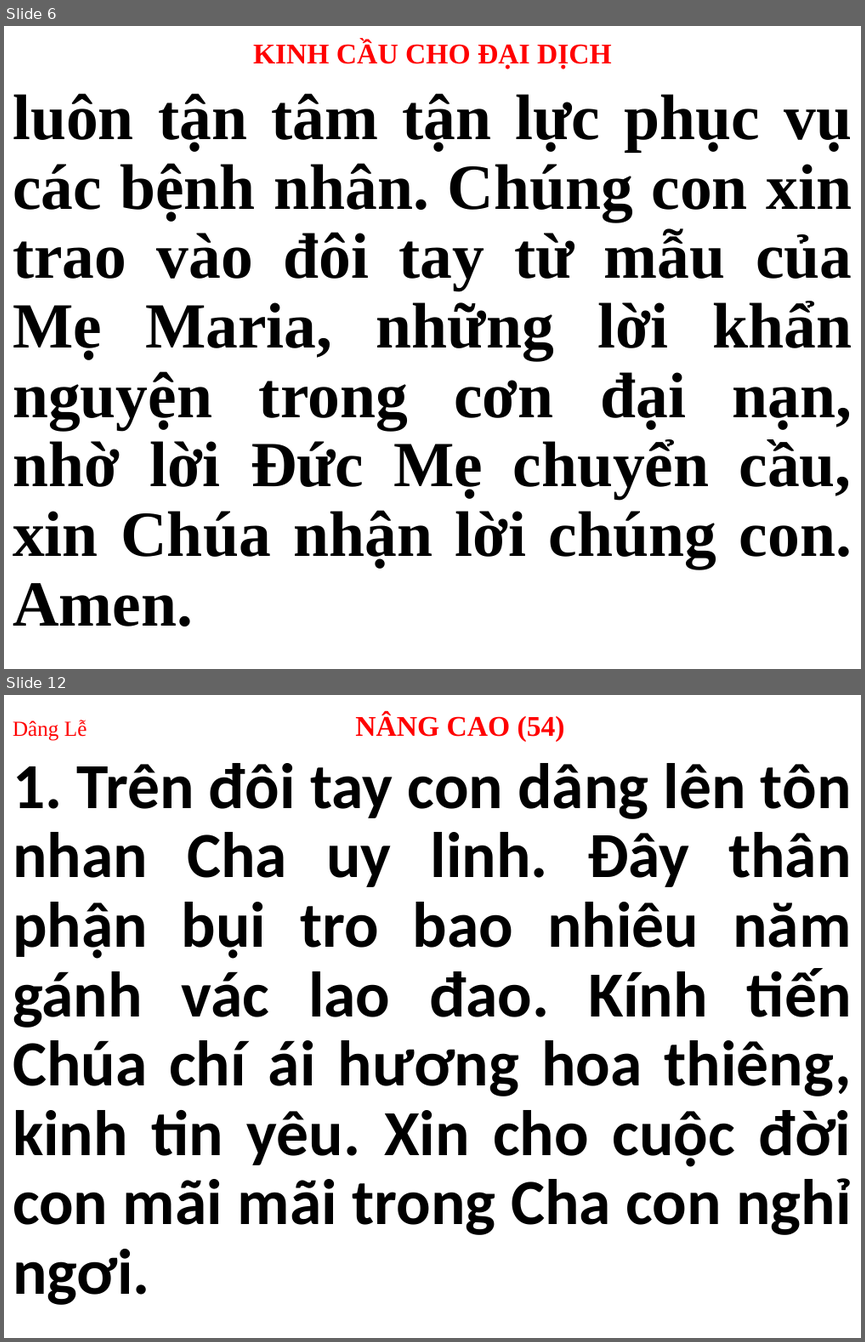
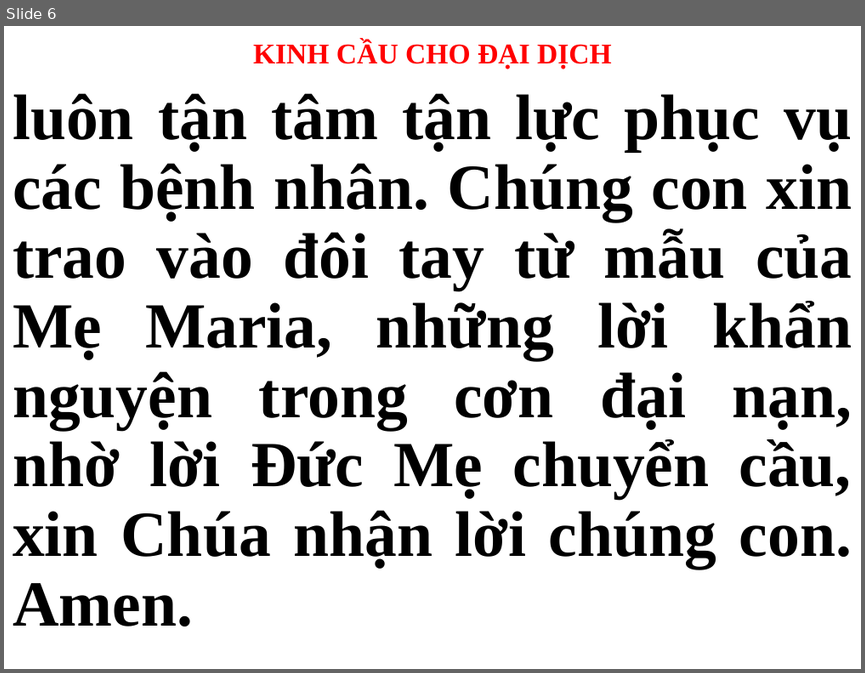
Before and after one commit to webfullstack99/usb-songs, a slide deck: Thứ 3.pptx. Shown one above the other, each under a label of ours: slides 6 and 12 before the commit, slide 6 after it; the slides between them are not shown. The pictures are 865x1342 and 865x673 pixels, drawn with LibreOffice and Linux fonts; fonts in the diff are those of the drawing. Boxes give left, top, right and bottom in pixels: in the first picture for what was removed or moved away, otherwise in the second. Text is boxed around its words. In the diff, an @@ line names an element or a change of style, - is before the commit and + after.

```diff
--- a/Thứ 3.pptx
+++ b/Thứ 3.pptx
@@ slide 12 removed at (4,695,861,1338), background #FFFFFF @@
@@ title removed at (12,713,565,741) @@
-Dâng Lễ NÂNG CAO (54)
@@ subtitle removed at (12,763,851,1304) @@
-1. Trên đôi tay con dâng lên tôn nhan Cha uy linh. Đây thân phận bụi tro bao nhiêu năm gánh vác lao đao. Kính tiến Chúa chí ái hương hoa thiêng, kinh tin yêu. Xin cho cuộc đời con mãi mãi trong Cha con nghỉ ngơi.
```
Also in this commit, not shown: 2 slides changed, 15 slides added, 13 other slides removed.
